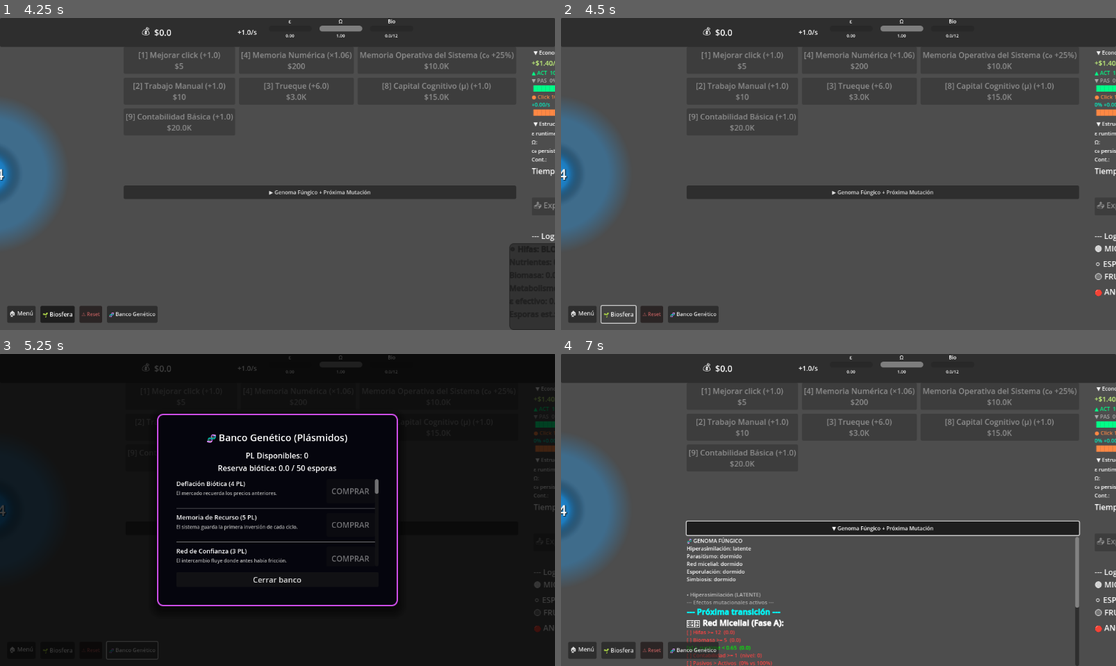
Above: before the commit, frames 1-4 (two rows, left to right).
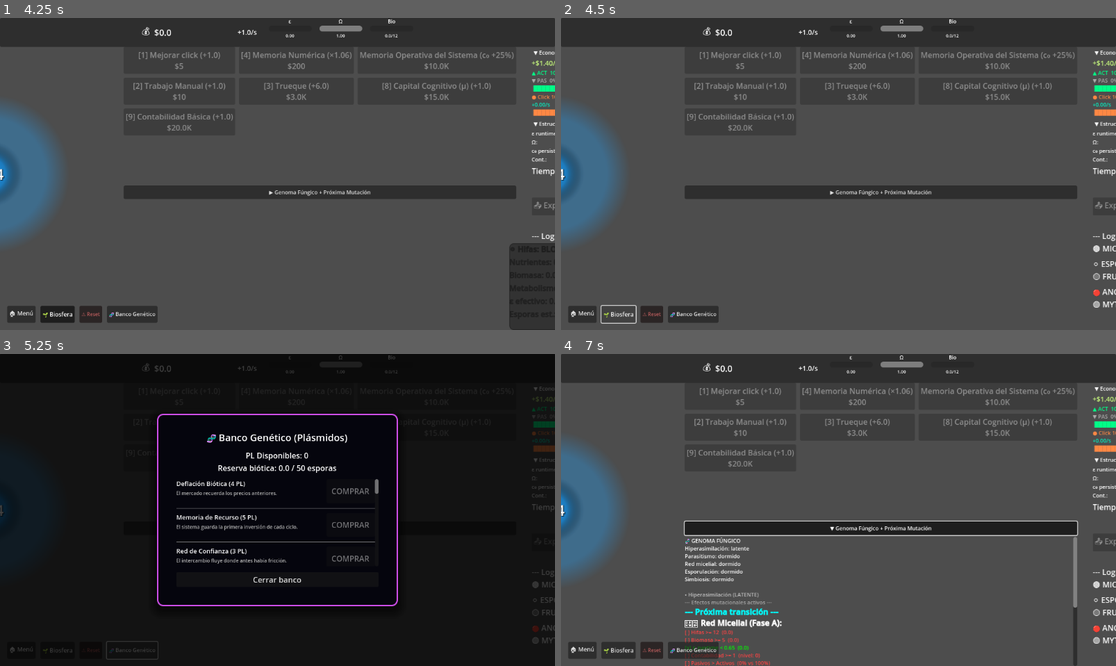
Above: after the commit, the same moments.

Repository: amurito/godot-idle-game
Game: Godot game, scene res://MainMenu.tscn
Same seed, same stepped clock (60 frames per second), same inputs: the game is played once before the commit and once after it.
Inputs:
- Up to frame 1 (4.25 s): click "Nueva Partida" at 0.5 s; click "▶ Genoma Fúngico + Próxima Mu…" at 1.25 s; click "▼ Genoma Fúngico + Próxima Mu…" at 2 s; click "🏠 Menú" at 2.75 s; click "Continuar" at 3.5 s
- Up to frame 2 (4.5 s): click "🌱 Biosfera" at 4.25 s
- Up to frame 3 (5.25 s): click "🧬 Banco Genético" at 5 s
- Up to frame 4 (7 s): click "Cerrar banco" at 5.75 s; click "▶ Genoma Fúngico + Próxima Mu…" at 6.5 s

Frame 1 is identical in both runs. In frame 2, 2.6% of the frame differs, in the area x 0-100%, y 10-93%; in frame 3, 0.3%; in frame 4, 4.5%, in the area x 0-100%, y 10-100%.

Commit message:
fix: Carnaval red_micelial — no bifurcación, no re-activación
- carnaval_set_mutation: limpia genome states además de flags para evitar
  que _check_automatic_activations re-active la mutación saliente en el
  siguiente tick (hiperasimilacion -> red_micelial causaba re-activacion)
- red_micelial en carnaval usa phase=0 (sin primordio ni panel de bifurcación)
- main.gd: panel bifurcación bloqueado si carnaval_active (handler + recovery)
- main.gd: check_red_micelial_transition/update_primordio skipeados en carnaval

Co-Authored-By: Claude Sonnet 4.6 <noreply@anthropic.com>

Diff:
--- a/EvoManager.gd
+++ b/EvoManager.gd
@@ -643,6 +643,9 @@
 	# Prioridad 0B: Depredador de Realidades
 	if mutation_depredador:
 		return Color(1.0, 0.0, 0.33)      # Rojo Glitch
+	# Prioridad 0C: Vacío Hambriento (post-trascendencia)
+	if RunManager.vacio_hambriento_active:
+		return Color(0.75, 0.2, 1.0)      # Violeta Vacío
 	# Prioridad 0: Seta Formada (v0.8.42 - Brillo máximo)
 	if seta_formada:
 		return Color(0.65, 1.2, 0.2)      # Verde Incandescente (sobrepasamos 1.0 para bloom)
@@ -675,13 +678,19 @@
 # ==================== CARNAVAL DE MUTACIONES ====================
 ## Aplica una mutación del carnaval: limpia todas las flags y activa solo la indicada
 func carnaval_set_mutation(id: String) -> void:
-	# Limpiar todas las flags de mutación de primer nivel
+	# Limpiar flags Y genome states de las mutaciones rotativas para evitar
+	# que _check_automatic_activations las re-active en el siguiente tick
 	mutation_hyperassimilation = false
 	mutation_symbiosis = false
 	mutation_homeostasis = false
 	mutation_red_micelial = false
 	mutation_parasitism = false
 	red_micelial_phase = 0
+	genome["hiperasimilacion"] = "dormido"
+	genome["simbiosis"] = "dormido"
+	genome["homeostasis"] = "dormido"
+	genome["red_micelial"] = "dormido"
+	genome["parasitismo"] = "dormido"
 	# Las flags de segundo nivel (allostasis, homeorhesis, etc.) no se tocan — son sub-rutas
 	match id:
 		"homeostasis":
@@ -692,7 +701,7 @@
 			genome["simbiosis"] = "activo"
 		"red_micelial":
 			mutation_red_micelial = true
-			red_micelial_phase = 1
+			# phase = 0 en carnaval: efectos básicos sin primordio ni bifurcación
 			genome["red_micelial"] = "activo"
 		"parasitismo":
 			mutation_parasitism = true
--- a/main.gd
+++ b/main.gd
@@ -659,7 +659,7 @@
 	var got := AchievementManager.unlocked_count()
 	var t := "--- Logros (%d / %d) ---\n" % [got, total]
 	# Recorrer por tier
-	for tier in [AchievementManager.Tier.MICELIO, AchievementManager.Tier.ESPORA, AchievementManager.Tier.FRUTO, AchievementManager.Tier.ANCESTRAL]:
+	for tier in [AchievementManager.Tier.MICELIO, AchievementManager.Tier.ESPORA, AchievementManager.Tier.FRUTO, AchievementManager.Tier.ANCESTRAL, AchievementManager.Tier.MYTHIC]:
 		var ids: Array = AchievementManager.get_by_tier(tier)
 		var ok := 0
 		for id in ids:
@@ -837,7 +837,9 @@
 
 	# --- RECUPERACIÓN DE ESTADO PENDIENTE (v0.8.8) ---
 	# Si cargamos una partida donde la mutación está activa pero no se eligió rama
-	if EvoManager.mutation_red_micelial and EvoManager.red_branch_selected == EvoManager.RedBranch.NONE:
+	# CARNAVAL: no mostrar panel — red_micelial es temporal, sin bifurcación
+	if EvoManager.mutation_red_micelial and EvoManager.red_branch_selected == EvoManager.RedBranch.NONE \
+		and not RunManager.carnaval_active:
 		if is_instance_valid(evo_choice_panel) and not RunManager.run_closed:
 			dimmer.visible = true
 			evo_choice_panel.visible = true
@@ -1075,6 +1077,9 @@
 	# --- CARNAVAL DE MUTACIONES (Post-Trascendencia) ---
 	if RunManager.carnaval_active:
 		RunManager.update_carnaval(dt)
+	# --- ASCESIS PROFUNDA (sub-ruta VACÍO HAMBRIENTO) ---
+	if RunManager.vacio_hambriento_active:
+		RunManager.check_ascesis_profunda(dt)
 
 	# 8) Decisiones evolutivas (v0.8.8 - Centralizado en EvoManager)
 	if EvoManager.mutation_homeostasis:
@@ -1209,8 +1214,9 @@
 			LogManager.add("🌑 EFECTOS: Devorar detenido · Pasivo = Bio×0.8/s · Click ×3 · ε decae · Ω 0.10", self)
 			show_system_toast("🌑 METABOLISMO OSCURO — Bioquímica alternativa estabilizada")
 
-	if id == "red_micelial":
+	if id == "red_micelial" and not RunManager.carnaval_active:
 		# Activar el popup de elección (v0.8.32 - Modular)
+		# CARNAVAL: no mostrar panel — red_micelial rota temporalmente, sin bifurcación
 		dimmer.visible = true
 		evo_choice_panel.visible = true
 		update_bifurcation_panel()
